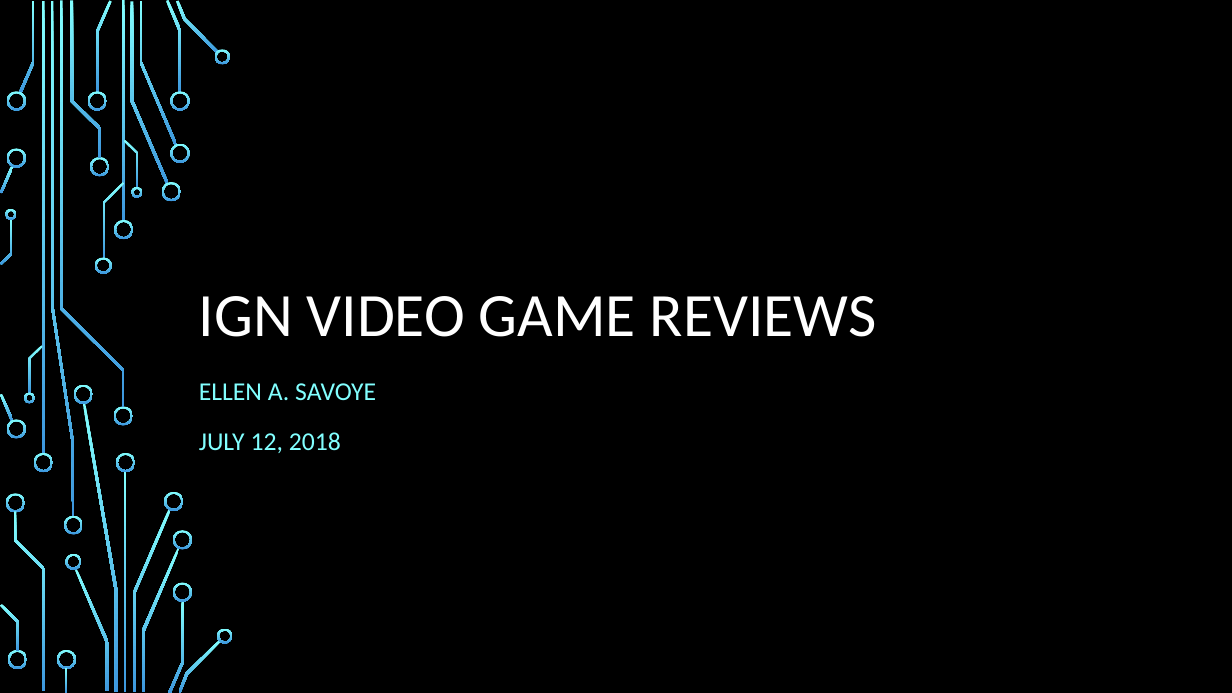
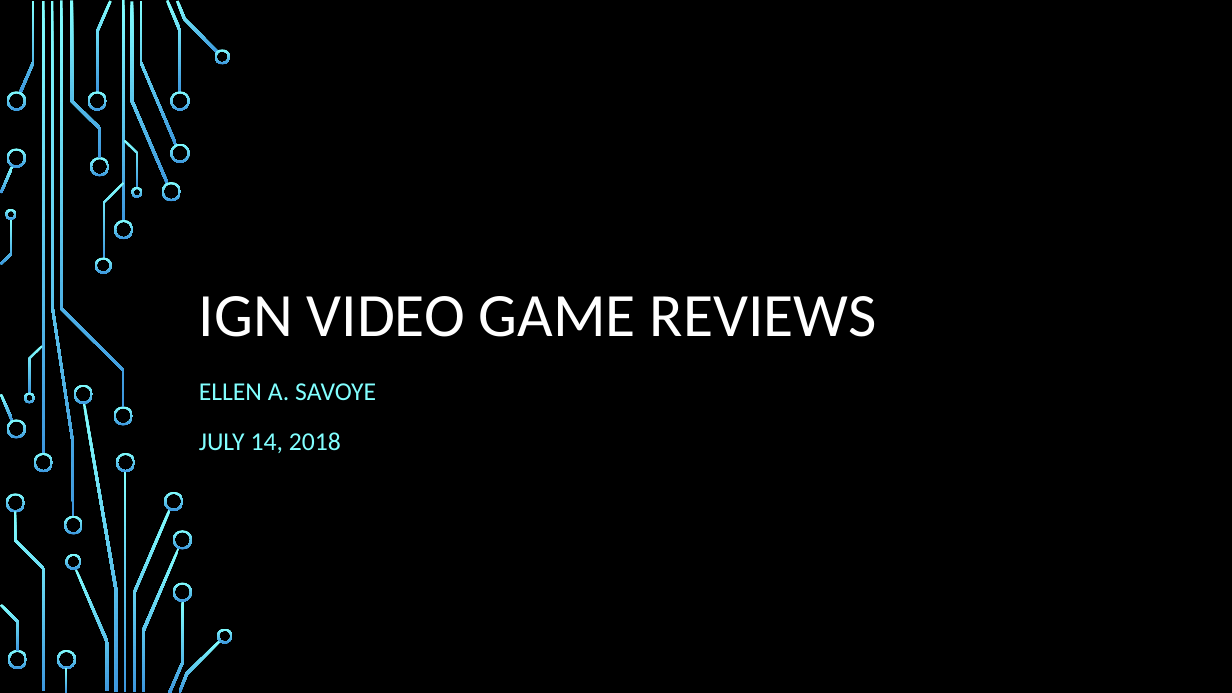
Before and after one commit to Esavoye/Introduction-To-Data-Science, a slide deck: slide 1 of Capstone-Project/Final Reports/IGN Video Game Reviews Deck.pptx. Drawn at 1232x693 pixels with LibreOffice and Linux fonts; fonts in the diff are those of the drawing; background and template pictures are left out. Boxes give left, top, right and bottom in pixels: in the first picture for what was removed or moved away, otherwise in the second. Text is boxed around its words. In the diff, an @@ line names an element or a change of style, - is before the commit and + after.

```diff
--- a/Capstone-Project/Final Reports/IGN Video Game Reviews Deck.pptx
+++ b/Capstone-Project/Final Reports/IGN Video Game Reviews Deck.pptx
@@ subtitle at <box>199,432,341,453</box>: text changed @@
-JULY 12, 2018
+JULY 14, 2018
```
Also in this commit, not shown: 11 other files.
